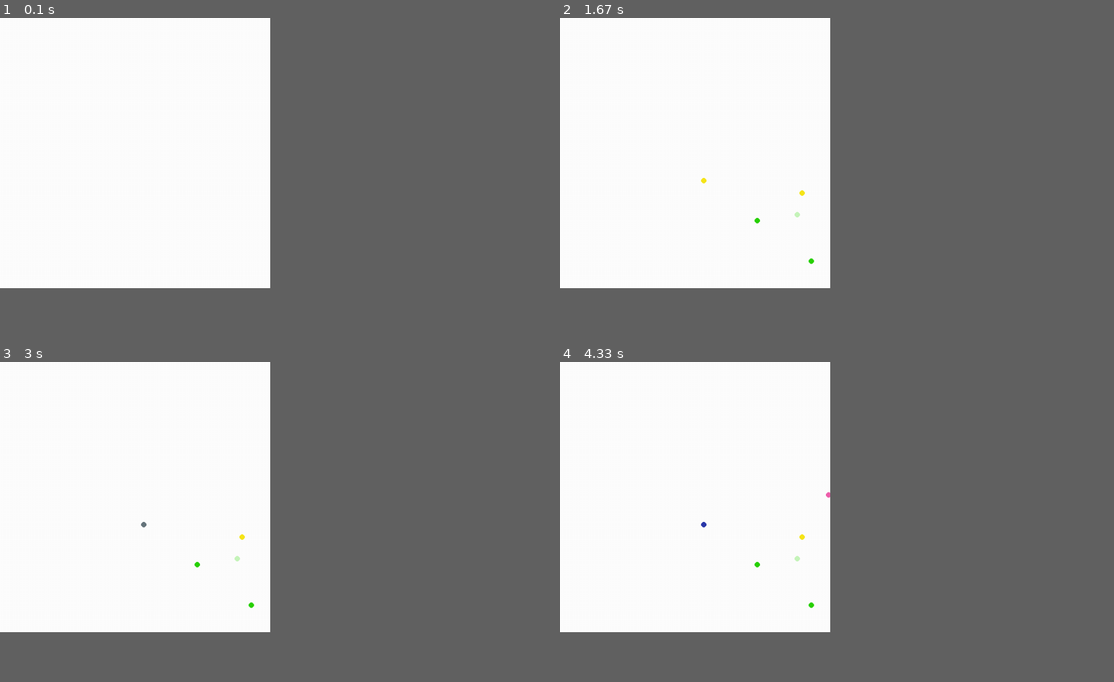
Above: before the commit, frames 1-4 (two rows, left to right).
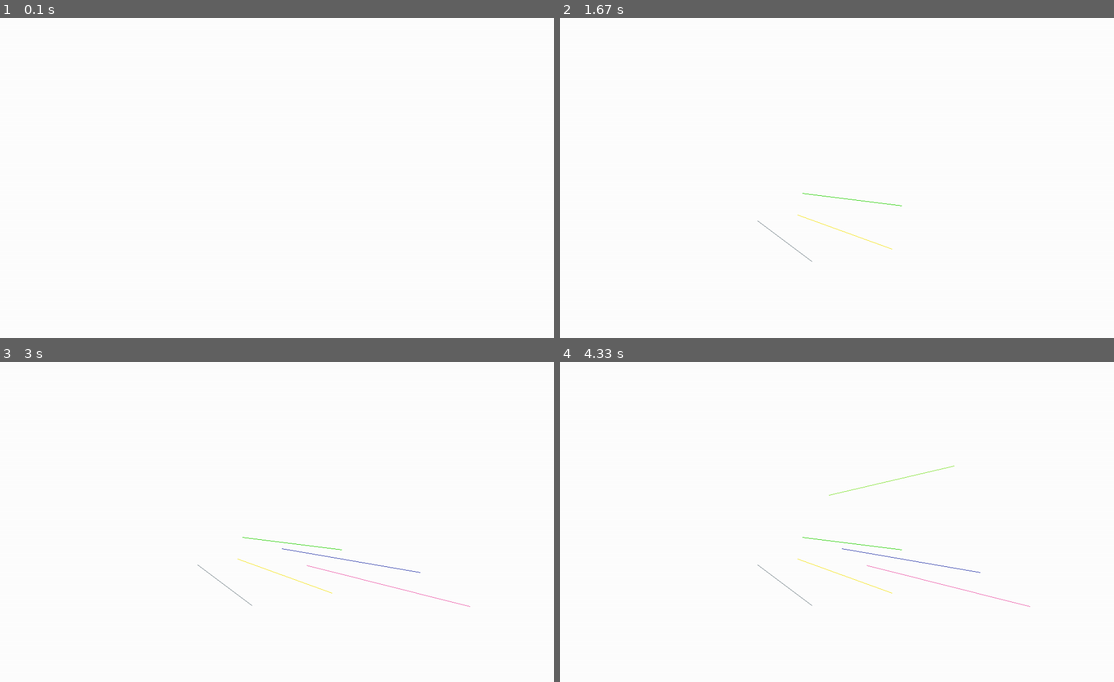
Above: after the commit, the same moments.

Repository: OutsideTheBoxProject/D
Game: pygame game, started from PiDev/drawing.py
Same seed, same stepped clock (60 frames per second), same inputs: the game is played once before the commit and once after it. The source is Python 2; it was converted automatically to run under Python 3.
Inputs (mouse positions are in pixels of both pictures, inside the frame that each line leads up to):
- Up to frame 1 (0.1 s): no input
- Up to frame 2 (1.67 s): press the mouse at (704, 181) at 0.37 s; move the mouse to (798, 213) at 0.47 s; release the mouse at (892, 248) at 0.6 s; press the mouse at (704, 181) at 0.7 s; move the mouse to (803, 194) at 0.8 s; release the mouse at (903, 203) at 0.93 s; press the mouse at (704, 181) at 1.2 s; move the mouse to (759, 219) at 1.3 s; release the mouse at (809, 261) at 1.43 s
- Up to frame 3 (3 s): press the mouse at (144, 525) at 1.83 s; move the mouse to (282, 547) at 1.93 s; release the mouse at (421, 573) at 2.07 s; press the mouse at (144, 525) at 2.63 s; move the mouse to (304, 563) at 2.73 s; release the mouse at (470, 605) at 2.87 s
- Up to frame 4 (4.33 s): press the mouse at (704, 525) at 3.57 s; move the mouse to (825, 496) at 3.67 s; release the mouse at (953, 464) at 3.8 s
In our replay, the window is 439x439 before the commit and 900x520 after it. These sizes can differ from the game's own. Grey fills any space a smaller window leaves; there, only what the larger window draws over its background counts as a difference.

The runs differ from the first frame. In frame 2, 0.2% of the frame differs, in the area x 25-62%, y 50-77%; in frame 3, 0.4%; in frame 4, 0.5%, in the area x 25-85%, y 32-77%.

Commit message:
better drawing

Diff:
--- a/PiDev/drawing.py
+++ b/PiDev/drawing.py
@@ -4,35 +4,55 @@
 import pygame, random
 from pygame.locals import *
 
+# random colour picker
+def pick_colour():
+	r = random.randint(0, 255)
+	g = random.randint(0, 255)
+	b = random.randint(0, 255)
+	return (r, g, b)
+
 # instructions
 print "ESC Key to exit, click to change colour."
 
 # initialize screen
 pygame.init()
-screen = pygame.display.set_mode((500, 500))
+screen = pygame.display.set_mode((1024, 592), pygame.FULLSCREEN)
 screen.fill((255, 255, 255))
 pygame.display.flip()
 
 # initilize with some colour
-r = 150
-g = 200
-b = 50
+(r, g, b) = pick_colour()
+
+# control variable for mouse
+mouseDown = False
+
+# control variable for line points
+prevx = prevy = mousex = mousey = -1
+
 
 # Pygame Loop
 while True:
 	for event in pygame.event.get():
 
 		#drawing
-		if event.type == MOUSEMOTION:
-			mousex, mousey = event.pos
-			pygame.draw.circle(screen, (r, g, b), (mousex, mousey), 5, 0)
-			pygame.display.flip()
+		if event.type == MOUSEMOTION and mouseDown:
+			if prevx == -1:
+				prevx, prevy = event.pos
+			else:
+				mousex, mousey = event.pos
+				pygame.draw.line(screen, (r, g, b), (prevx, prevy), (mousex, mousey), 1)
+				(prevx, prevy) = (mousex, mousey)
+				pygame.display.flip()
 
 		#change of colour
 		if event.type == MOUSEBUTTONDOWN:
-			r = random.randint(0, 255)
-			g = random.randint(0, 255)
-			b = random.randint(0, 255)
+			(r, g, b) = pick_colour()
+			mouseDown = True
+
+		#toggle mouse button
+		if event.type == MOUSEBUTTONUP:
+			prevx = prevy = -1
+			mouseDown = False
 
 		#exit
 		if event.type == pygame.KEYDOWN:
